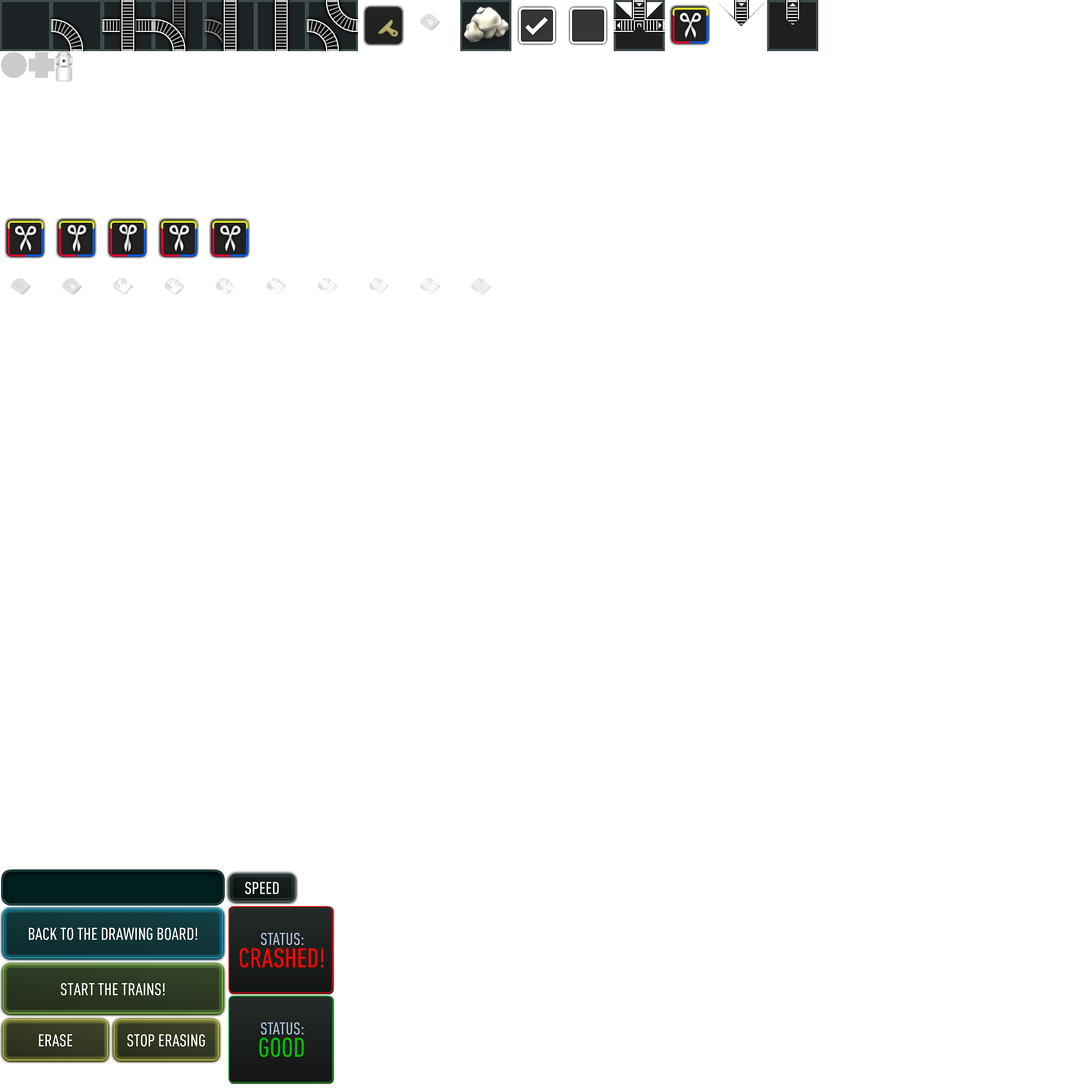
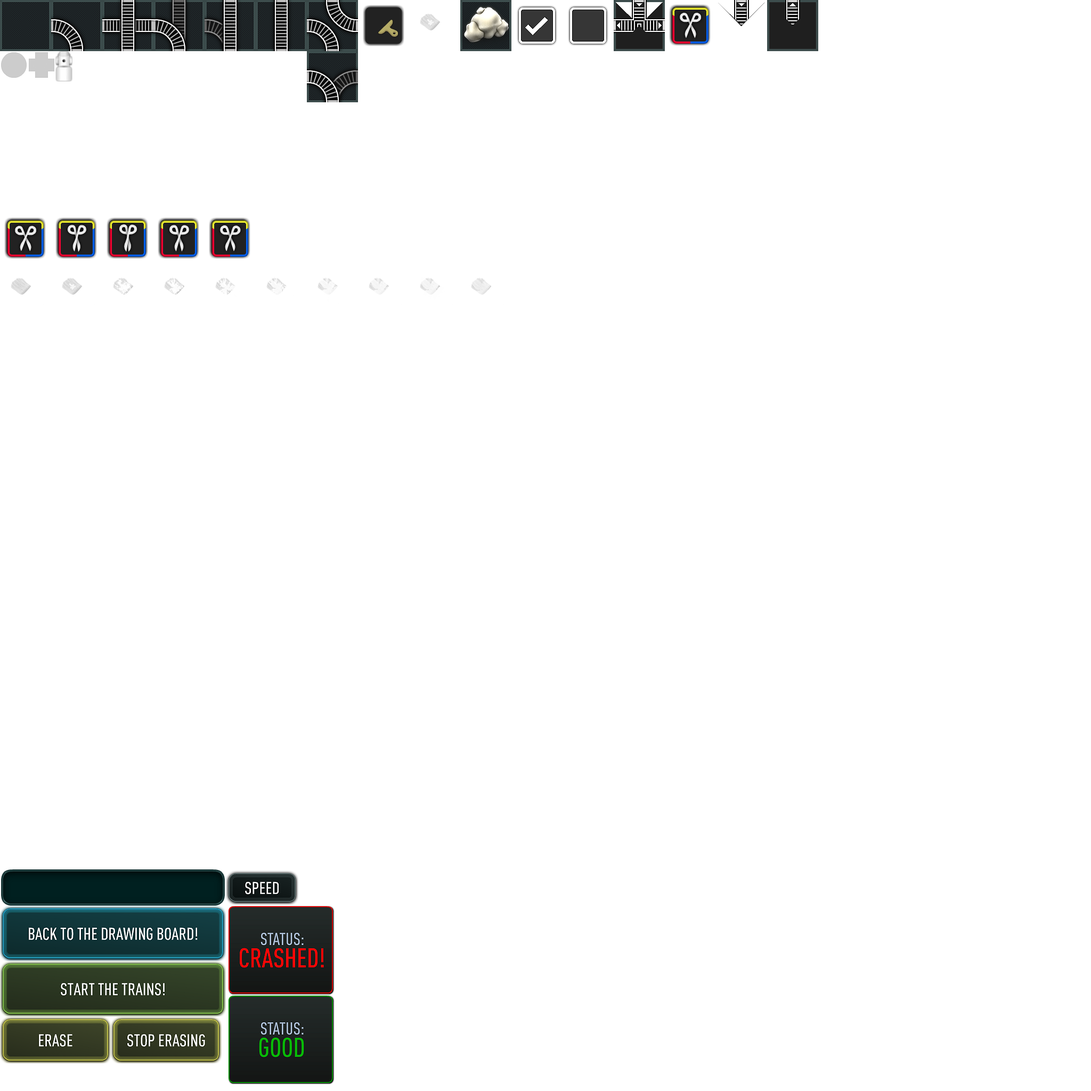
Layer changes from the first (1091, 1091) image to the second:
added layer "Tracktile_m.png" above "painter9.png" over box(306, 51, 359, 103)
